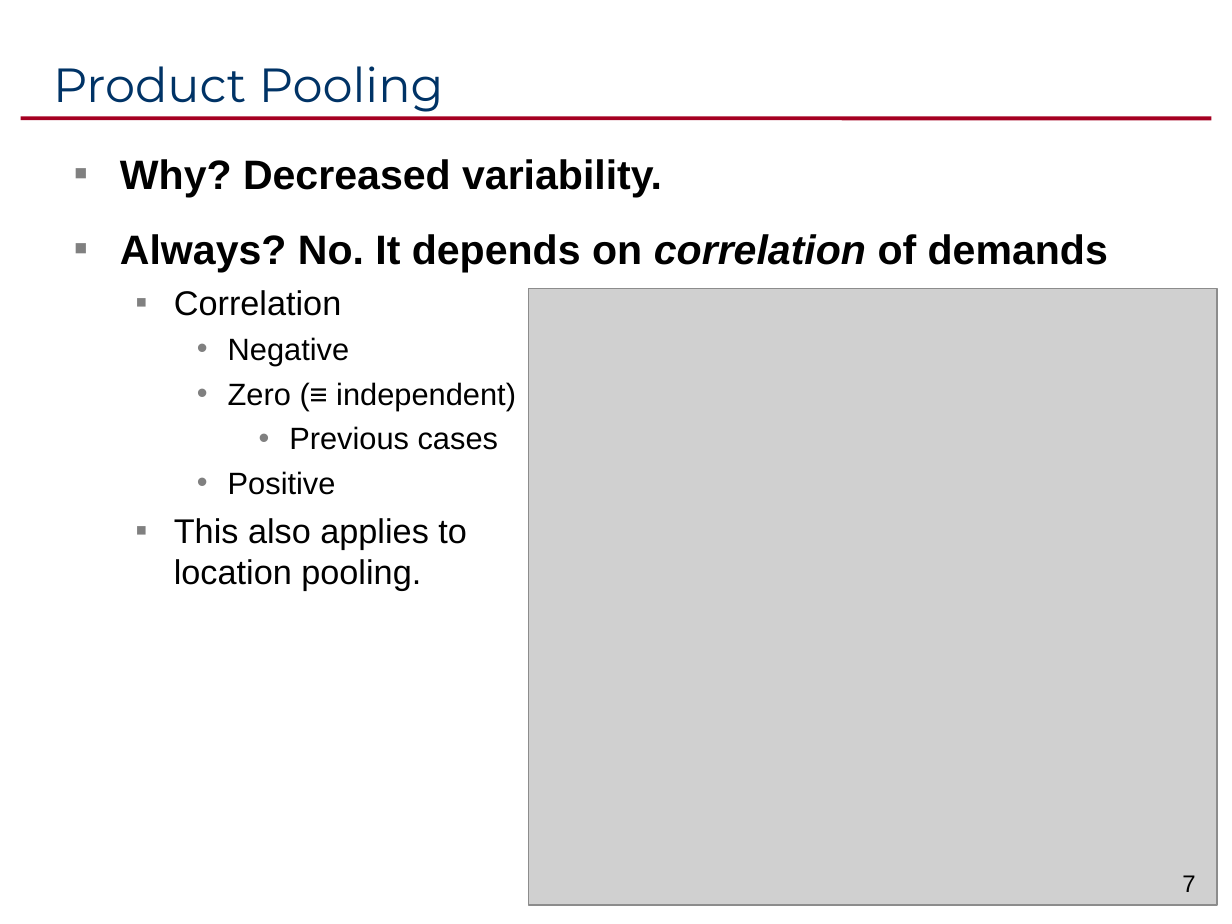
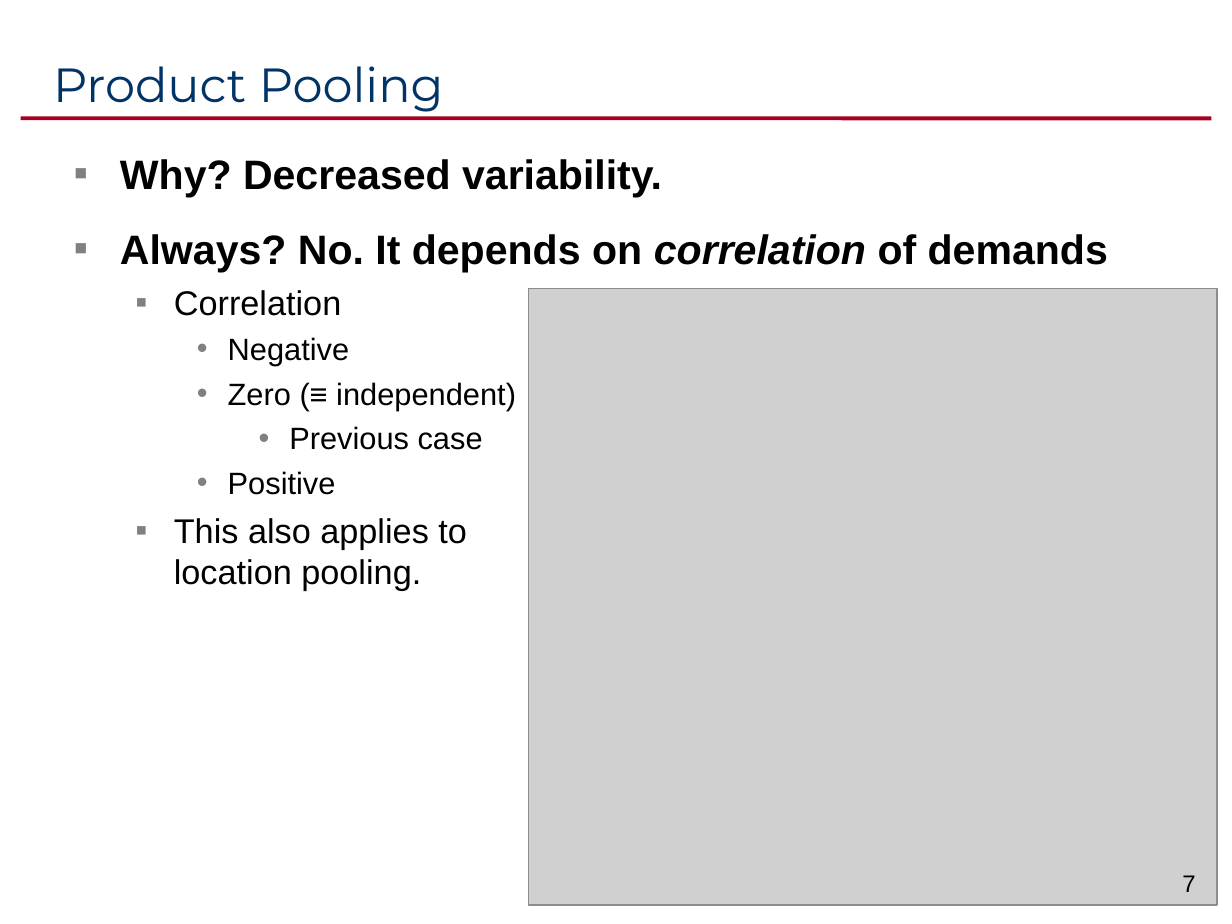
Before and after one commit to ikelab/courses, a slide deck: slide 7 of pm2016/c15.ppt. Drawn at 1232x924 pixels with LibreOffice and Linux fonts; fonts in the diff are those of the drawing; grey boxes stand for pictures. Boxes give left, top, right and bottom in pixels: in the first picture for what was removed or moved away, otherwise in the second. Text is boxed around its words. In the diff, an @@ line names an element or a change of style, - is before the commit and + after.

Commit message:
Revision.

```diff
--- a/pm2016/c15.ppt
+++ b/pm2016/c15.ppt
@@ text at bbox=[289, 426, 483, 450]: text changed @@
-      • Previous cases
+      • Previous case
```
Also in this commit, not shown: 7 other slides changed.
